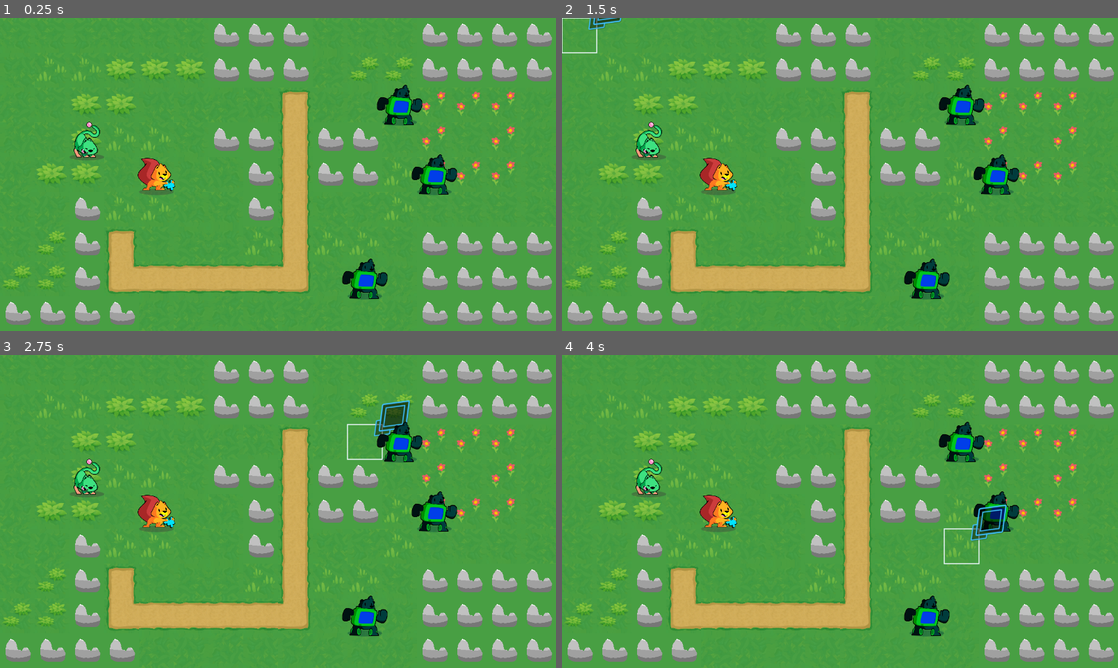
Above: before the commit, frames 1-4 (two rows, left to right).
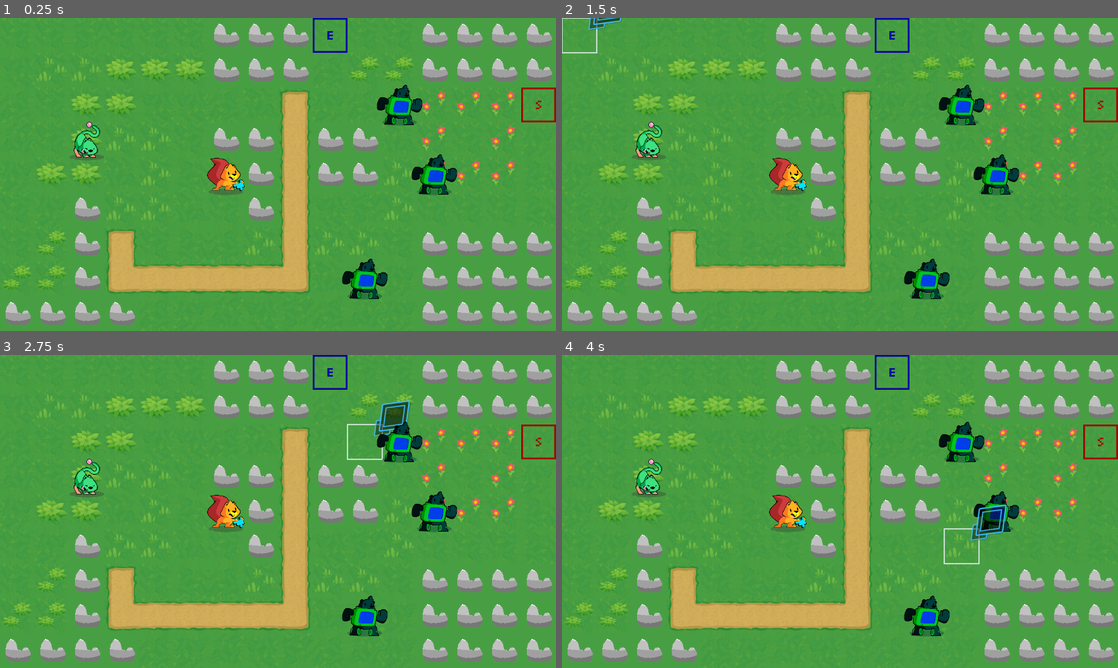
Above: after the commit, the same moments.

Repository: mojius/FarmStrategy
Game: Godot game, scene res://Main.tscn
The game is run twice, just before and just after one commit, with the same random seed, the same clock (stepped at 60 frames per second) and the same inputs.
Inputs (mouse positions are in pixels of both pictures, inside the frame that each line leads up to):
- Up to frame 1 (0.25 s): no input
- Up to frame 2 (1.5 s): move the mouse to (962, 158) at 0.52 s; hold Right (ui_right) 0.53-1.28 s; hold , (flop_language, bound only after the commit) 0.53-1.28 s; tap Space (ui_accept) at 0.77 s; move the mouse to (728, 190) at 1.27 s; hold Down (ui_down) from 1.28 s (still down); click (728, 190) at 1.35 s
- Up to frame 3 (2.75 s): tap Space (ui_accept) at 1.52 s; tap , (flop_language, bound only after the commit) at 1.55 s; tap Enter at 2 s; move the mouse to (333, 442) at 2.02 s; release Down (ui_down) at 2.03 s; hold Right (ui_right) from 2.03 s (still down); hold , (flop_language, bound only after the commit) from 2.03 s (still down)
- Up to frame 4 (4 s): tap Space (ui_accept) at 2.75, 3.02, 3.5, 3.77 s; move the mouse to (812, 574) at 2.77 s; release Right (ui_right) at 2.78 s; release , (flop_language, bound only after the commit) at 2.78 s; hold Up (ui_up) 2.78-3.53 s; tap , (flop_language, bound only after the commit) at 2.85, 3.8 s; move the mouse to (1006, 558) at 3.52 s; press the mouse at (1006, 558) at 3.53 s; hold Left (ui_left) from 3.53 s (still down)

The runs differ from the first frame. In frame 1, 1.5% of the frame differs, in the area x 24-100%, y 0-57%; in frame 2, 1.5%; in frame 3, 1.5%; in frame 4, 1.5%.

Commit message:
Added Patrols, Localization, and Movement Range

Diff:
--- /dev/null
+++ b/CMPM 171 LOCALIZATION - Sheet1.csv
@@ -0,0 +1,9 @@
+,en,hs
+ENGLISH,English,Hsilgne
+HSILGNE,Hsilgne,English
+MOVE,Move,Evom
+WAIT,Wait,Tiaw
+NEXT PHASE,Next Phase,Esahp Txen
+KITTY,Kitty,Yttik
+BEAR,Bear,Raeb
+ATTACK,Attack,Kcatta
--- a/GameBoard/GameBoard.gd
+++ b/GameBoard/GameBoard.gd
@@ -94,6 +94,7 @@
 # At the start of the game, we initialize the game board. Look at the `_reinitialize()` function below.
 # It populates our `_units` dictionary.
 func _ready() -> void:
+	TranslationServer.set_locale("en")
 	randomize()
 	_reinitialize()
 
@@ -240,6 +241,11 @@
 
 # Checks for unhandled input, mainly UI cancel actions. Messy.
 func _unhandled_input(event: InputEvent) -> void:
+	if event.is_action_pressed("flop_language"):
+		if(TranslationServer.get_locale()=="en"):
+			TranslationServer.set_locale("hs")
+		else:
+			TranslationServer.set_locale("en")
 	if event.is_action_pressed("ui_cancel"):
 		if _active_unit:
 			if _active_unit.get_state() == "Moved" and (_old_cell):
@@ -293,6 +299,7 @@
 	_refresh_faction("Ally")
 	_refresh_faction("Enemy")
 
+
 # Have the CPU take a turn. This AI is very rough and simple right now.
 func _cpu_turn(faction: String) -> void:
 
@@ -312,12 +319,26 @@
 		var path := PackedVector2Array()
 		path.resize(9999)
 
+		# TODO
 		# Find the closest unit of the target faction units.
 		for enemy: Unit in target_faction_units:
 			var new_path := pathfinder.calculate_point_path(unit.cell, enemy.cell)
 			if (not new_path.is_empty() and new_path.size() < path.size()):
 				path = new_path
 
+		var _patrol_start = _active_unit.find_child("Start")
+		var _patrol_end = _active_unit.find_child("End")
+		var _patroling = false
+		if(_patrol_start!=null and _patrol_end!=null and path.size() == 9999):
+			_patroling = true
+			var _nearest_cell
+			if(!_patrol_start.visited):
+				_nearest_cell = _get_closest_cell_from_array(_patrol_start.cell,_walkable_cells)
+			else:
+				_nearest_cell = _get_closest_cell_from_array(_patrol_end.cell,_walkable_cells)
+			path = pathfinder.calculate_point_path(unit.cell, _nearest_cell)
+
+
 		# If we can't immediately attack an enemy in range or we're right next to them,
 		if path.is_empty() or path.size() == 9999:
 				_deselect_active_unit()
@@ -325,7 +346,8 @@
 
 		# Shorten the path so you don't go right ONTO your target.
 		# Later we scale this by the attack range of the enemy.
-		path.remove_at(path.size() - 1)
+		if(!_patroling):
+			path.remove_at(path.size() - 1)
 
 		if (path.size() <= 1):
 			_find_targets_in_range()
@@ -345,6 +367,7 @@
 				continue
 
 		_active_path = path
+
 		# Move the enemy to the last element in the path.
 		_move_active_unit(target_cell, false)
 		await unit.walk_finished
@@ -354,7 +377,17 @@
 			await attack(_active_targets.pick_random())
 			continue
 
+		if (_same_cell(_patrol_start, unit)):
+			_patrol_start.visited = true
+			_patrol_end.visited = false
+
+		elif (_same_cell(_patrol_end, unit)):
+			_patrol_end.visited = true
+			_patrol_start.visited = false
+
 	_active_faction = target_faction
+
+
 
 # Finds all targets in range.
 func _find_targets_in_range():
@@ -415,7 +448,7 @@
 
 # Returns an array of cells a given unit can walk using the flood fill algorithm.
 func get_walkable_cells(unit: Unit) -> Array:
-	return _flood_fill(unit.cell, unit.move_range)
+	return _get_tiles_in_movement_range(unit.cell, unit.move_range)
 
 # Returns an array with all the coordinates of walkable cells based on the `max_distance`.
 func _flood_fill(cell: Vector2, max_distance: int) -> Array:
@@ -467,3 +500,21 @@
 			# This is where we extend the stack.
 			stack.append(coordinates)
 	return array
+
+# Returns an array with all the coordinates of walkable cells based on the `movement_range`.
+func _get_tiles_in_movement_range(cell: Vector2, movement_range: int):
+	var array = _flood_fill(cell, movement_range)
+	var pathfinder = PathFinder.new(grid, array)
+	return pathfinder.find_tiles_in_range(cell, movement_range)
+
+func _get_closest_cell_from_array(cell: Vector2, walkable_cells: Array):
+	var _best_cell = Vector2(-9999, -9999)
+	for _current_cell in walkable_cells:
+		if((_best_cell-cell).length_squared() > (_current_cell-cell).length_squared()):
+			_best_cell = _current_cell
+	return _best_cell
+
+func _same_cell(unitA, unitB):
+	if(unitA == null or unitB == null):
+		return false
+	return (unitA.cell == unitB.cell)
--- a/Main.tscn
+++ b/Main.tscn
@@ -10,9 +10,11 @@
 [ext_resource type="Texture2D" uid="uid://b8ihnph4238fy" path="res://Units/bear.png" id="8_r13vx"]
 [ext_resource type="Texture2D" uid="uid://bncyyswwdl0lc" path="res://Units/bugcat.png" id="9_mrwsr"]
 [ext_resource type="Script" path="res://Units/Stats.gd" id="10_6aeo4"]
+[ext_resource type="PackedScene" uid="uid://bnrnasnqnj55b" path="res://UnitChildren/unit_patrol_start.tscn" id="11_ef84u"]
 [ext_resource type="PackedScene" uid="uid://cfemajau2fdnq" path="res://UI/HighlightInfoUI.tscn" id="11_o3oh6"]
+[ext_resource type="PackedScene" uid="uid://c45u5heig8e6k" path="res://UnitChildren/unit_patrol_end.tscn" id="12_i3ggw"]
 
-[sub_resource type="Resource" id="Resource_rb6ub"]
+[sub_resource type="Resource" id="Resource_3su5v"]
 resource_local_to_scene = true
 script = ExtResource("10_6aeo4")
 max_hp = 20
@@ -30,7 +32,7 @@
 attack = 3
 defense = 2
 
-[sub_resource type="Resource" id="Resource_vhq00"]
+[sub_resource type="Resource" id="Resource_h3xi7"]
 resource_local_to_scene = true
 script = ExtResource("10_6aeo4")
 max_hp = 20
@@ -39,7 +41,16 @@
 attack = 5
 defense = 4
 
-[sub_resource type="Resource" id="Resource_8us0h"]
+[sub_resource type="Resource" id="Resource_8dxed"]
+resource_local_to_scene = true
+script = ExtResource("10_6aeo4")
+max_hp = 20
+hp_override = false
+override = 1
+attack = 5
+defense = 4
+
+[sub_resource type="Resource" id="Resource_hmlee"]
 resource_local_to_scene = true
 script = ExtResource("10_6aeo4")
 max_hp = 20
@@ -69,23 +80,29 @@
 [node name="UnitPathArrow" parent="GameBoard" instance=ExtResource("6_xwtul")]
 
 [node name="Skwele" parent="GameBoard" instance=ExtResource("2_n3f5l")]
-position = Vector2(360, 360)
-stats = SubResource("Resource_rb6ub")
+position = Vector2(520, 360)
+stats = SubResource("Resource_3su5v")
 skin = ExtResource("8_bib8g")
 move_speed = 500
 
 [node name="Bear" parent="GameBoard" instance=ExtResource("2_n3f5l")]
 modulate = Color(0, 1, 1, 1)
 position = Vector2(920, 200)
-stats = SubResource("Resource_nek10")
+stats = SubResource("Resource_5q0ih")
 _faction = "Enemy"
 skin = ExtResource("8_r13vx")
 move_speed = 500
 
+[node name="Start" parent="GameBoard/Bear" instance=ExtResource("11_ef84u")]
+position = Vector2(1240, 200)
+
+[node name="End" parent="GameBoard/Bear" instance=ExtResource("12_i3ggw")]
+position = Vector2(760, 40)
+
 [node name="Bear2" parent="GameBoard" instance=ExtResource("2_n3f5l")]
 modulate = Color(0, 1, 1, 1)
 position = Vector2(1000, 360)
-stats = SubResource("Resource_vhq00")
+stats = SubResource("Resource_h3xi7")
 _faction = "Enemy"
 skin = ExtResource("8_r13vx")
 move_speed = 500
@@ -93,14 +110,14 @@
 [node name="Bear3" parent="GameBoard" instance=ExtResource("2_n3f5l")]
 modulate = Color(0, 1, 1, 1)
 position = Vector2(840, 600)
-stats = SubResource("Resource_vhq00")
+stats = SubResource("Resource_8dxed")
 _faction = "Enemy"
 skin = ExtResource("8_r13vx")
 move_speed = 500
 
 [node name="Kitty" parent="GameBoard" instance=ExtResource("2_n3f5l")]
 position = Vector2(200, 280)
-stats = SubResource("Resource_8us0h")
+stats = SubResource("Resource_hmlee")
 skin = ExtResource("9_mrwsr")
 move_speed = 500
 
--- a/PathFinder.gd
+++ b/PathFinder.gd
@@ -44,6 +44,46 @@
 	else:
 		return PackedVector2Array()
 
+#finds all tiles reachable with a given movement range
+func find_tiles_in_range(start: Vector2, range: int) -> PackedVector2Array:
+
+	var tiles_in_range : PackedVector2Array
+
+	var active_range = range
+
+	while(active_range > 0):
+
+		var x_coordinate = active_range
+		var y_coordinate = 0
+
+		var x_step = -1
+		var y_step = -1
+
+		var rotating = false
+
+		while(x_coordinate != active_range or !rotating):
+			rotating = true
+
+			if(x_coordinate == -active_range):
+				x_step = 1
+			if(y_coordinate == -active_range):
+				y_step = 1
+			if(x_coordinate == 0 and y_coordinate == active_range):
+				y_step = -1
+
+			var active_point = _grid.clamp(start + Vector2(x_coordinate, y_coordinate))
+
+			if(!tiles_in_range.has(active_point) and _astar.has_point(_grid.as_index(active_point))):
+				var point_path = calculate_point_path(start, active_point)
+				if(point_path.size() <= range+1):
+					tiles_in_range.append_array(point_path)
+
+			x_coordinate += x_step
+			y_coordinate += y_step
+
+		active_range -= 1
+
+	return tiles_in_range
 
 # Adds and connects the walkable cells to the Astar2D object.
 func _add_and_connect_points(cell_mappings: Dictionary) -> void:
--- a/UI/ActionUI.gd
+++ b/UI/ActionUI.gd
@@ -9,7 +9,10 @@
 
 # Figure out how to pass null callable.
 func setup(wait_func: Callable, move_func: Callable = Callable(), attack_func: Callable = Callable()):
-
+	move.text = tr("MOVE")
+	attack.text = tr("ATTACK")
+	wait.text = tr("WAIT")
+	items.text = tr("MOVE")
 	if (move_func):
 		move.pressed.connect(move_func)
 		move.show()
@@ -22,6 +25,7 @@
 		attack.pressed.connect(attack_func)
 		attack.show()
 
+
 # The way the menu appears and disappears needs tweaking.
 func _on_move_pressed():
 	queue_free()
--- /dev/null
+++ b/UnitChildren/PatrolPoint.gd
@@ -0,0 +1,19 @@
+extends Sprite2D
+
+@export var visited = false
+
+# Singleton with information about the size of the grid.
+@export var grid: Resource = preload("res://GameBoard/Grid.tres")
+
+# Coordinates of the grid's cell the unit is on.
+@export var cell := Vector2.ZERO : set = set_cell
+
+func _ready():
+	# The following lines initialize the `cell` property and snap the unit to the cell's center on the map.
+	self.cell = grid.calculate_grid_coordinates(position)
+	position = grid.calculate_map_position(cell)
+
+# When changing the `cell`'s value, we don't want to allow coordinates outside the grid, so we clamp
+# them.
+func set_cell(value: Vector2) -> void:
+	cell = grid.clamp(value)
--- /dev/null
+++ b/UnitChildren/unit_patrol_end.tscn
@@ -0,0 +1,9 @@
+[gd_scene load_steps=3 format=3 uid="uid://c45u5heig8e6k"]
+
+[ext_resource type="Texture2D" uid="uid://b240dphd2ev2m" path="res://UnitChildren/Patrol_End.png" id="2_7cah6"]
+[ext_resource type="Script" path="res://UnitChildren/PatrolPoint.gd" id="2_p2pfc"]
+
+[node name="End" type="Sprite2D"]
+top_level = true
+texture = ExtResource("2_7cah6")
+script = ExtResource("2_p2pfc")
--- /dev/null
+++ b/UnitChildren/unit_patrol_start.tscn
@@ -0,0 +1,9 @@
+[gd_scene load_steps=3 format=3 uid="uid://bnrnasnqnj55b"]
+
+[ext_resource type="Texture2D" uid="uid://1ginoal22uq3" path="res://UnitChildren/Patrol_Start.png" id="1_qdgxo"]
+[ext_resource type="Script" path="res://UnitChildren/PatrolPoint.gd" id="2_lhb8s"]
+
+[node name="Start" type="Sprite2D"]
+top_level = true
+texture = ExtResource("1_qdgxo")
+script = ExtResource("2_lhb8s")
--- a/project.godot
+++ b/project.godot
@@ -74,3 +74,12 @@
 "events": [Object(InputEventMouseButton,"resource_local_to_scene":false,"resource_name":"","device":0,"window_id":0,"al …(252 unchanged characters)…
 ]
 }
+flop_language={
+"deadzone": 0.5,
+"events": [Object(InputEventKey,"resource_local_to_scene":false,"resource_name":"","device":-1,"window_id":0,"alt_pressed":false,"shift_pressed":false,"ctrl_pressed":false,"meta_pressed":false,"pressed":false,"keycode":0,"physical_keycode":44,"key_label":0,"unicode":44,"echo":false,"script":null)
+]
+}
+
+[internationalization]
+
+locale/translations=PackedStringArray("res://CMPM 171 LOCALIZATION - Sheet1.en.translation", "res://CMPM 171 LOCALIZATION - Sheet1.hs.translation")
Not shown, added: CMPM 171 LOCALIZATION - Sheet1.csv.import
Binary file added: CMPM 171 LOCALIZATION - Sheet1.en.translation
Binary file added: CMPM 171 LOCALIZATION - Sheet1.hs.translation
Not shown: 2 places in Main.tscn that only renumber resources
Binary file added: UnitChildren/Patrol_End.png
Not shown, added: UnitChildren/Patrol_End.png.import
Binary file added: UnitChildren/Patrol_Start.png
Not shown, added: UnitChildren/Patrol_Start.png.import
